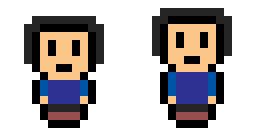
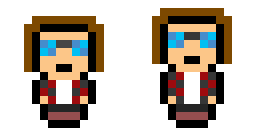
Layers edited between the first and the second 256x128 image:
painted on "Layer 2" over <box>152,8,232,104</box>
painted on "Layer 1" over <box>24,16,104,104</box>
